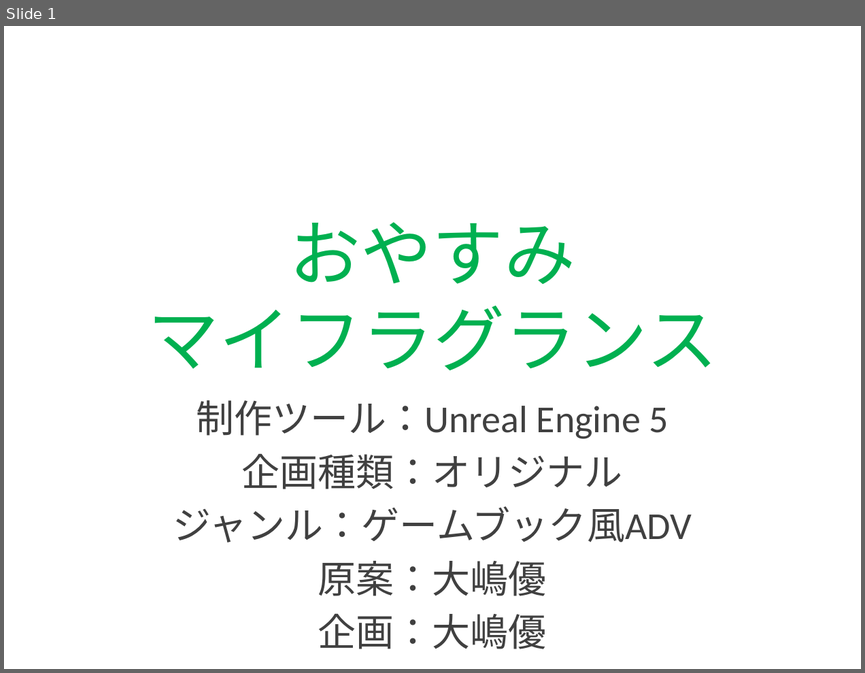
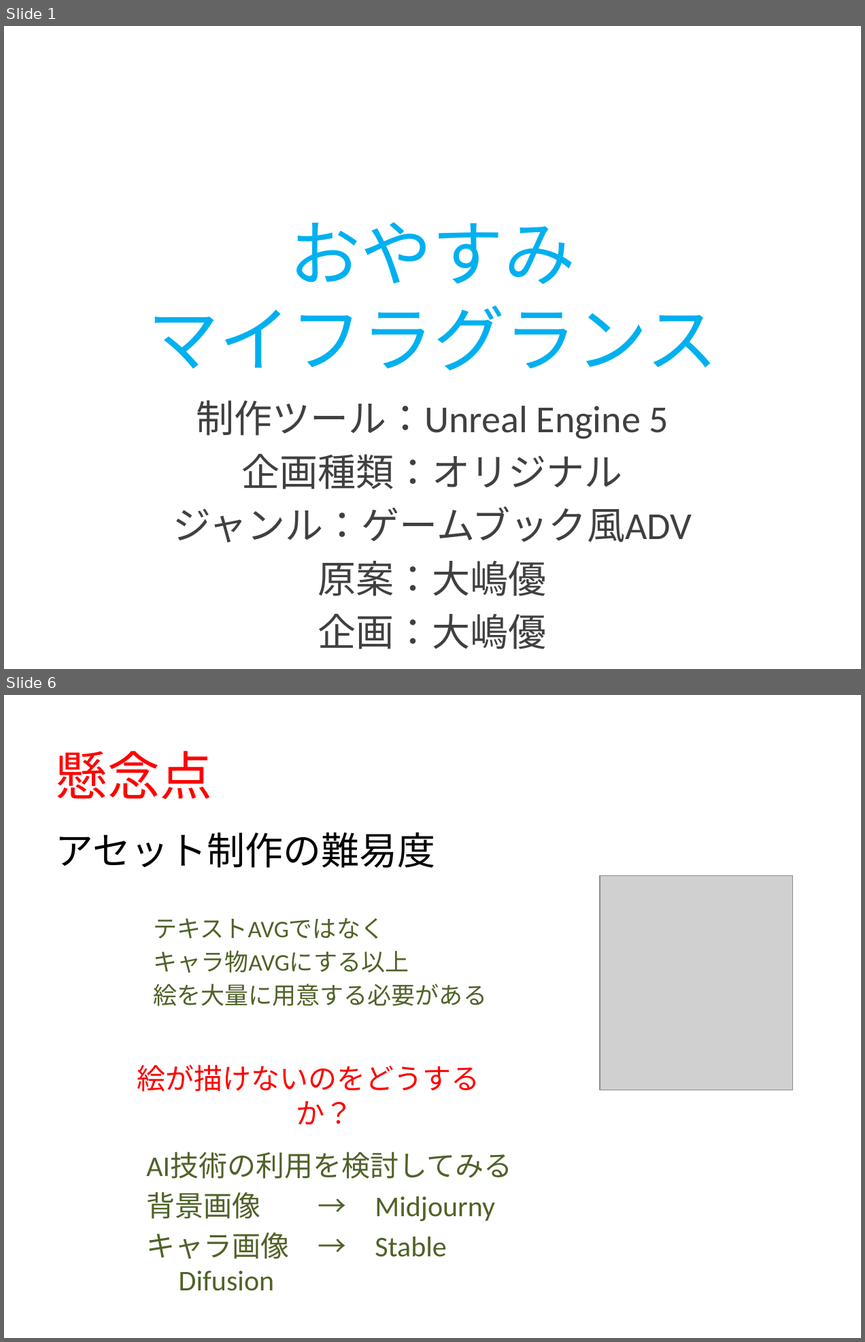
Before and after one commit to POCHOMKIN06/HF21, a slide deck: 企画書3.pptx. Shown one above the other, each under a label of ours: slide 1 before the commit, slides 1 and 6 after it; the slides between them are not shown. The pictures are 865x673 and 865x1342 pixels, drawn with LibreOffice and Linux fonts; fonts in the diff are those of the drawing; grey boxes stand for pictures. Boxes give left, top, right and bottom in pixels: in the first picture for what was removed or moved away, otherwise in the second. Text is boxed around its words. In the diff, an @@ line names an element or a change of style, - is before the commit and + after.

```diff
--- a/企画書3.pptx
+++ b/企画書3.pptx
@@ slide 6 added at (4, 695, 861, 1338), background #FFFFFF @@
@@ title added at (56, 751, 213, 799), 44 pt, text #FF0000 @@
+懸念点
@@ text added at (56, 832, 436, 868), 32 pt, text #000000 @@
+アセット制作の難易度
@@ picture added at (600, 876, 792, 1090) @@
@@ text added at (153, 918, 487, 1006), 20 pt, text #4F6228 @@
+テキストAVGではなく
+キャラ物AVGにする以上
+絵を大量に用意する必要がある
@@ text added at (137, 1064, 480, 1091), 24 pt, text #FF0000 @@
+絵が描けないのをどうするか？
@@ text added at (146, 1153, 512, 1259), 24 pt, text #4F6228 @@
+AI技術の利用を検討してみる
+背景画像 → Midjourny
+キャラ画像 → Stable Difusion
@@ slide 1 changed as well @@
@@ title "おやすみ マイフラグランス" at (147, 222, 717, 370): text colour #00B050 to #00B0F0 @@
```
Also in this commit, not shown: 1 other slide changed, 3 other slides added, 5 slides removed, 26 other files.
